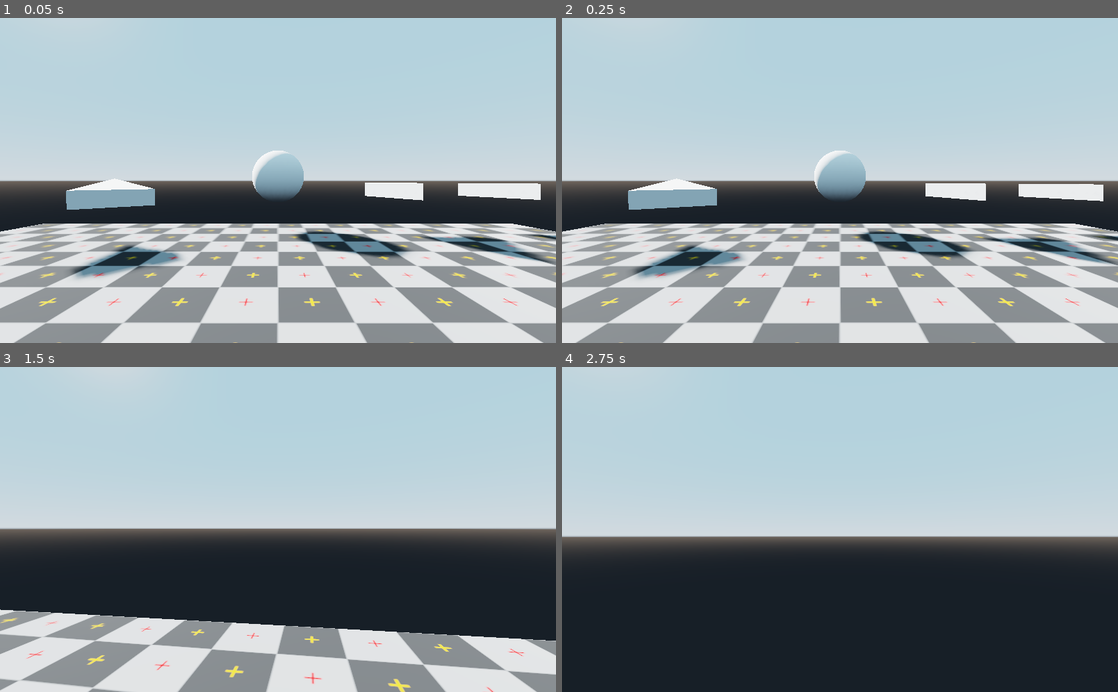
Above: before the commit, frames 1-4 (two rows, left to right).
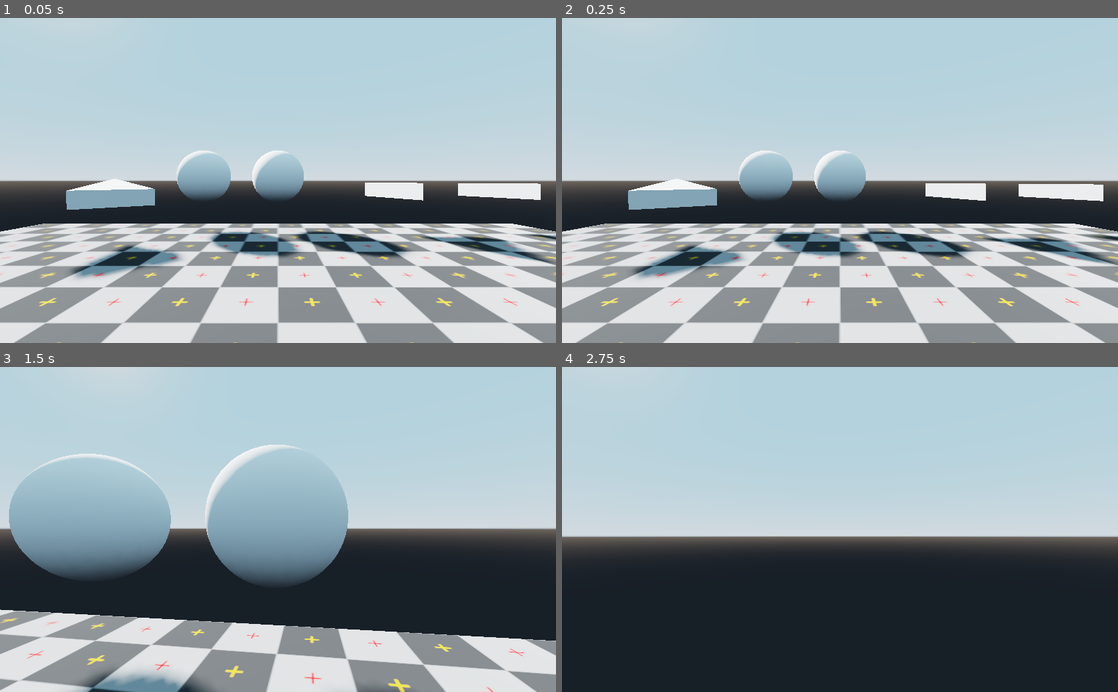
Above: after the commit, the same moments.

Repository: Linko-3D/Godot-Templates-Collection
Game: Godot game, scene res://Sandbox.tscn
Two runs of this game, one before a commit and one after it. Both use one fixed random seed, a clock stepped at 60 frames per second and the inputs below.
Inputs (mouse positions are in pixels of both pictures, inside the frame that each line leads up to):
- Up to frame 1 (0.05 s): no input
- Up to frame 2 (0.25 s): no input
- Up to frame 3 (1.5 s): tap Enter (ui_accept) at 0.5, 0.77 s; move the mouse to (305, 529) at 0.52 s; hold Up (ui_up) from 0.53 s (still down); click (305, 529) at 0.67 s; move the mouse to (250, 529) at 1.27 s; click (250, 529) at 1.42 s
- Up to frame 4 (2.75 s): keep holding Up (ui_up); tap Enter (ui_accept) at 1.52 s; move the mouse to (851, 523) at 2.02 s; click (851, 523) at 2.17 s

The runs differ from the first frame. In frame 1, 2.1% of the frame differs, in the area x 31-55%, y 40-74%; in frame 2, 2.1%; in frame 3, 17%, in the area x 1-74%, y 23-100%; in frame 4, nothing differs.

Commit message:
target improved

Diff:
--- a/Sandbox.tscn
+++ b/Sandbox.tscn
@@ -43,6 +43,9 @@
 [node name="Target" parent="." instance=ExtResource( 3 )]
 transform = Transform( 1, 0, 0, 0, 1, 0, 0, 0, 1, 0, 2, -9 )
 
+[node name="Target2" parent="." instance=ExtResource( 3 )]
+transform = Transform( 1, 0, 0, 0, 1, 0, 0, 0, 1, -2.84643, 2, -9 )
+
 [node name="LookAt" parent="." instance=ExtResource( 4 )]
 transform = Transform( 1, 0, 0, 0, 1, 0, 0, 0, 1, -5.098, 1.5, -7.25 )
 
--- a/Templates/3D/FirstPersonCharacter/Camera/Raycast/RayCast.gd
+++ b/Templates/3D/FirstPersonCharacter/Camera/Raycast/RayCast.gd
@@ -5,4 +5,5 @@
 	if event is InputEventMouseButton and Input.get_mouse_mode() == Input.MOUSE_MODE_CAPTURED:
 		if event.button_index == 1 and event.pressed == true:
 			if get_collider() != null:
-				get_collider().free()
+				get_collider().health -= 1
+				print(get_collider().health)
--- /dev/null
+++ b/Templates/3D/Interactive/Target/Target.gd
@@ -0,0 +1,7 @@
+extends StaticBody
+
+var health = 3
+
+func _process(delta):
+	if health <= 0:
+		queue_free()
--- a/Templates/3D/Interactive/Target/Target.tscn
+++ b/Templates/3D/Interactive/Target/Target.tscn
@@ -1,4 +1,6 @@
-[gd_scene load_steps=3 format=2]
+[gd_scene load_steps=4 format=2]
+
+[ext_resource path="res://Templates/3D/Interactive/Target/Target.gd" type="Script" id=1]
 
 [sub_resource type="ConvexPolygonShape" id=1]
 points = PoolVector3Array( 0, 1, 0, 0, 1, 0, 0, 1, 0, 0, 1, 0, 0, 1, 0, 0, 1, 0, 0, 1, 0, 0, 1, 0, 0, 1, 0, 0, 1, 0, 0, …(68083 unchanged characters)…
@@ -8,6 +10,7 @@
 [node name="Target" type="StaticBody"]
 collision_layer = 2
 collision_mask = 0
+script = ExtResource( 1 )
 
 [node name="CollisionShape" type="CollisionShape" parent="."]
 shape = SubResource( 1 )
